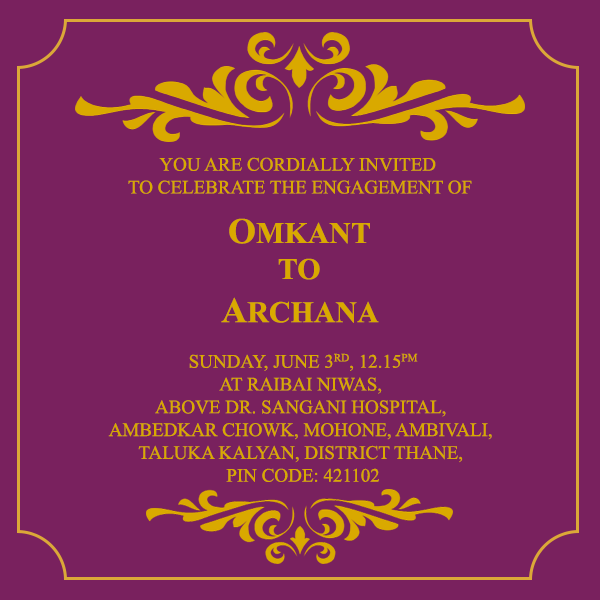
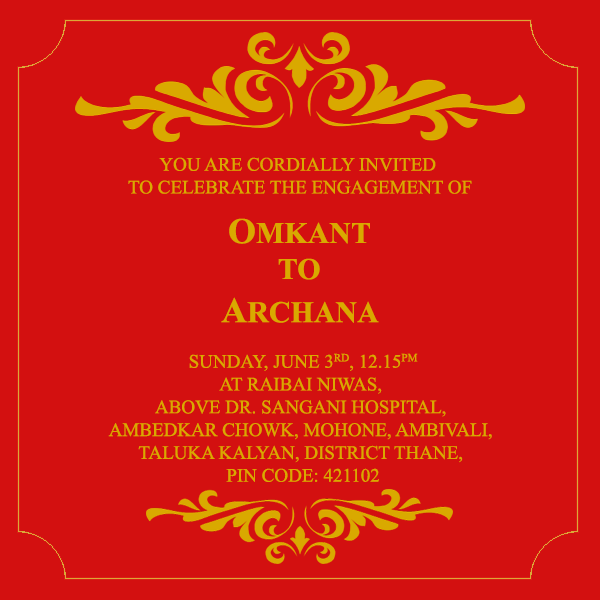
Two versions of the same layered image (w=600, h=600). Layer-by-layer changes:
hid "Group 1 copy" over [0, 0, 600, 600]
added layer "Group 1 copy 2" above "Group 1" over [0, 0, 600, 600]
hid "Group 1", painted on it over [0, 0, 600, 600]
